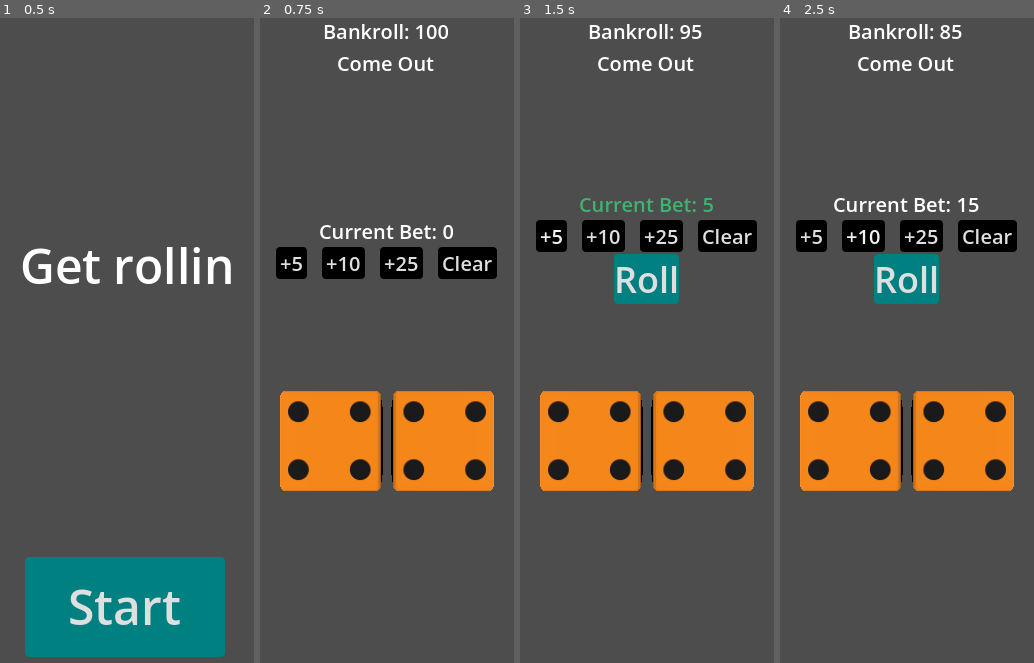
Above: before the commit, frames 1-4 (left to right).
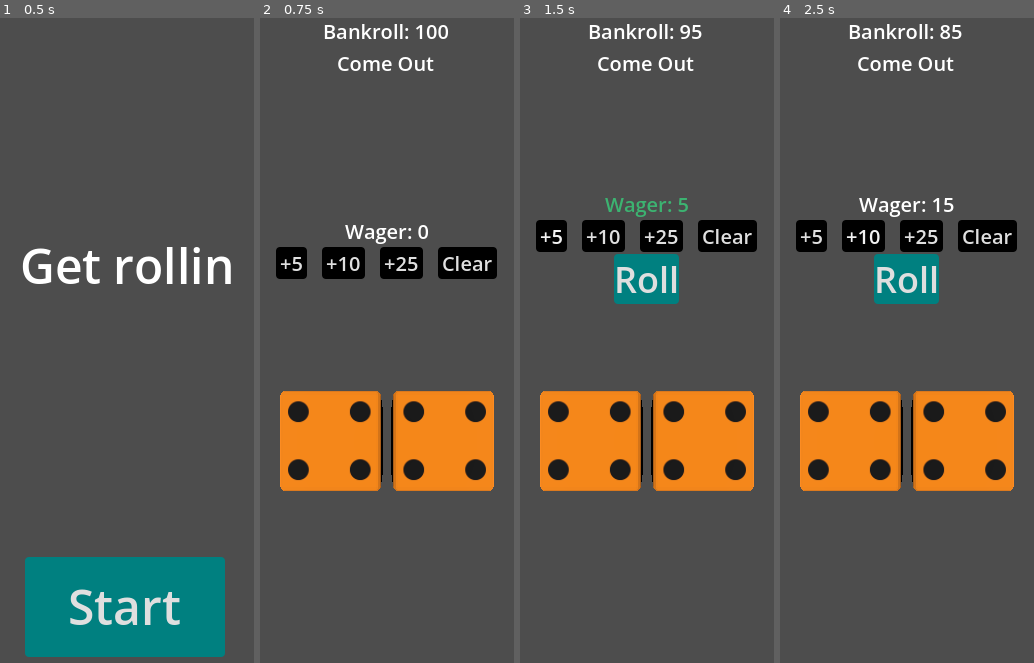
Above: after the commit, the same moments.

Repository: asarenski/godotCraps
Game: Godot game, scene res://src/scenes/main/main.tscn
The game is run twice, just before and just after one commit, with the same random seed, the same clock (stepped at 60 frames per second) and the same inputs.
Inputs:
- Up to frame 1 (0.5 s): no input
- Up to frame 2 (0.75 s): click "Start" at 0.5 s
- Up to frame 3 (1.5 s): click "+5" at 1.25 s
- Up to frame 4 (2.5 s): click "+10" at 2 s

Frame 1 is identical in both runs. In frame 2, 0.6% of the frame differs, in the area x 23-76%, y 32-36%; in frame 3, 0.5%; in frame 4, 0.7%, in the area x 21-79%, y 27-31%.

Commit message:
use 'wager' terminology consistently in spec and HUD label

Diff:
--- a/src/scenes/main/hud.gd
+++ b/src/scenes/main/hud.gd
@@ -33,7 +33,7 @@
 
 func show_money(balance: int, wager: int):
 	$Status/Bankroll.text = "Bankroll: %d" % balance
-	$Action/Bet.text = "Current Bet: %d" % wager
+	$Action/Bet.text = "Wager: %d" % wager
 	if wager > _last_wager:
 		_flash_bet_increase()
 	elif wager < _last_wager:
--- a/src/scenes/main/main.tscn
+++ b/src/scenes/main/main.tscn
@@ -91,7 +91,7 @@
 layout_mode = 2
 size_flags_horizontal = 4
 theme = ExtResource("2_dbro3")
-text = "Current Bet: 0"
+text = "Wager: 0"
 horizontal_alignment = 1
 
 [node name="BetButtons" type="HBoxContainer" parent="HUD/Action"]
Not shown, changed: .scratch/ui-overhaul/issues/04-delta-render.md
Not shown, changed: .scratch/ui-overhaul/spec.md
